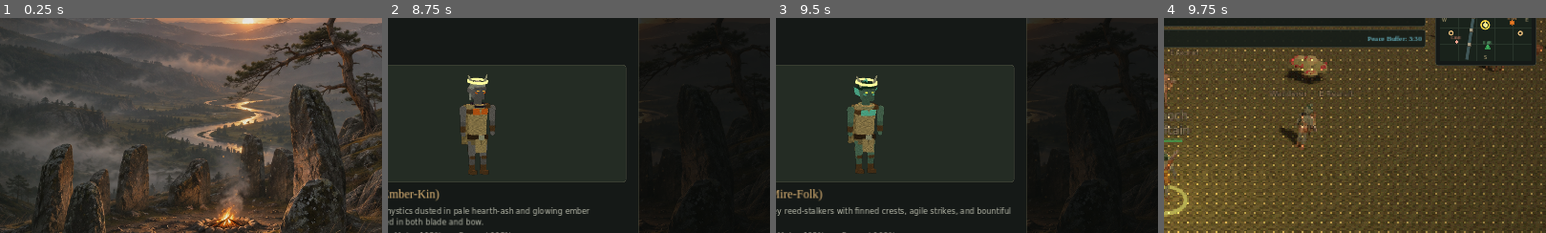
Above: before the commit, frames 1-4 (left to right).
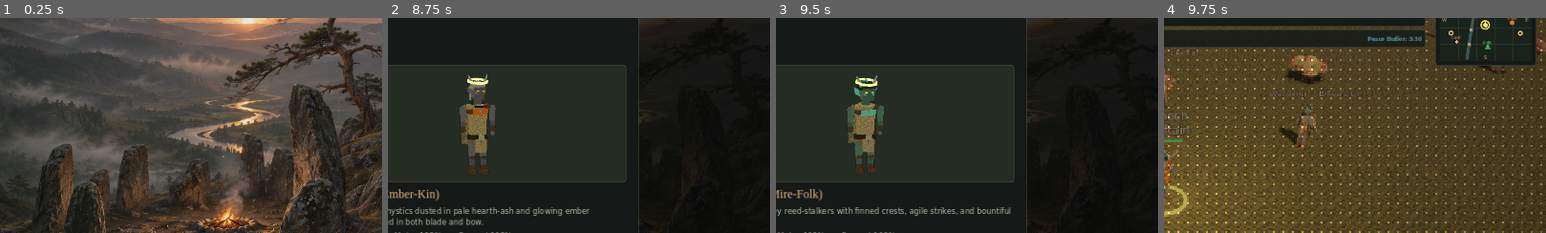
Above: after the commit, the same moments.

Repository: abharrison1995-droid/christ-fallow
Game: Godot game, scene res://scenes/ui/title_screen.tscn
The game is run twice, just before and just after one commit, with the same random seed, the same clock (stepped at 60 frames per second) and the same inputs.
Inputs:
- Up to frame 1 (0.25 s): no input
- Up to frame 2 (8.75 s): click "Start" at 0.5 s; click "Load Game" at 1.25 s; click "Back" at 2 s; click "Settings" at 2.75 s; click "Done" at 3.5 s; click "New Game" at 4.25 s; click "Goliath" at 5 s; click "Swift-Kin" at 5.75 s; click "Stalker" at 6.5 s; click "Crag-Born" at 7.25 s; click "Ash-Born" at 8 s
- Up to frame 3 (9.5 s): click "Fen-Tidal" at 8.75 s
- Up to frame 4 (9.75 s): click "Awaken in the Valley" at 9.5 s
The pictures show only the part of the screen within x 50-100%, y 16-66%; the shares and areas given below are measured in that part.

Frames 1-3 are identical in both runs. In frame 4, 0.2% of the frame differs, in the area x 84-100%, y 3-26%.

Commit message:
Promote animated Deer and Dire Wolf rigs

Diff:
--- a/scripts/core/world_mesh_builder.gd
+++ b/scripts/core/world_mesh_builder.gd
@@ -5,6 +5,7 @@
 const WILDLIFE_MODELS := {
 	"BOAR": "tusked_boar", "SLATEBACK_BOAR": "slateback_boar",
 	"SABERTOOTH": "sabertooth", "REEDJAW": "reedjaw",
+	"DEER": "deer", "WOLF": "dire_wolf",
 }
 const RESOURCE_MODELS := {"TREE": "windbent_pine", "STONE": "moss_limestone", "BERRY_BUSH": "berry_thicket"}
 
@@ -849,7 +850,7 @@
 		var model := _instantiate_model("res://assets/models/wildlife/%s.glb" % WILDLIFE_MODELS[animal_type])
 		if model != null:
 			var player := model.find_child("AnimationPlayer", true, false) as AnimationPlayer
-			if player != null and player.has_animation("Bite"):
+			if player != null and (player.has_animation(&"Bite") or player.has_animation(&"Idle")):
 				player.name = "BiteAnimation"
 				_apply_psx_glb_materials(model)
 				model.rotation.y = PI  # The existing procedural pivot turns +Z models around.
--- a/scripts/entities/wildlife_entity.gd
+++ b/scripts/entities/wildlife_entity.gd
@@ -29,6 +29,7 @@
 var _visual_root: Node3D = null
 var _animal_pivot: Node3D = null
 var _bite_player: AnimationPlayer = null
+var _attack_clip: StringName = &"Bite"
 var _hp_bg: MeshInstance3D = null
 var _anim_walk: float = 0.0
 var _attack_anim_timer: float = 0.0
@@ -93,6 +94,7 @@
 	_attack_cooldown = float(data.get("attack_cooldown", 1.6 if is_boss else 1.25))
 	_attack_reach = float(data.get("attack_reach", 3.1 if is_boss else 1.9))
 	_attack_windup = float(data.get("attack_windup", 0.0))
+	_attack_clip = StringName(data.get("attack_clip", "Bite"))
 	_projectile_hit_height = float(data.get("projectile_hit_height", 0.9))
 	projectile_hit_radius = float(data.get("projectile_hit_radius", 1.8 if is_boss else 1.05))
 	_prey_scan_cd = 0.0
@@ -461,9 +463,19 @@
 
 	if _animal_pivot == null:
 		return
-	if _bite_player != null and _bite_player.is_playing():
-		_bite_player.advance(delta)
-		return
+	if _bite_player != null:
+		if _bite_player.is_playing() and _bite_player.current_animation == _attack_clip:
+			_bite_player.advance(delta)
+			return
+		if _bite_player.has_animation(&"Walk") and _bite_player.has_animation(&"Idle"):
+			var clip := &"Idle" if horiz_speed <= 0.3 else &"Walk"
+			if horiz_speed >= move_speed * 0.72 and _bite_player.has_animation(&"Run"):
+				clip = &"Run"
+			if _bite_player.current_animation != clip:
+				_bite_player.play(clip, 0.09)
+			_bite_player.speed_scale = 1.0 if clip == &"Idle" else clampf(horiz_speed / (move_speed * 0.75), 0.5, 1.5)
+			_bite_player.advance(delta)
+			return
 
 	if _attack_anim_timer > 0.0:
 		_attack_anim_timer = maxf(0.0, _attack_anim_timer - delta)
@@ -644,14 +656,15 @@
 
 
 func _perform_attack(target: Node) -> void:
-	if _bite_player != null:
+	if _bite_player != null and _bite_player.has_animation(_attack_clip):
 		var aim: Vector3 = target.global_position
 		aim.y = global_position.y
 		if global_position.distance_squared_to(aim) > 0.001:
 			look_at(aim, Vector3.UP)
 		_animal_pivot.position = Vector3.ZERO
 		_animal_pivot.rotation_degrees = Vector3(0.0, 180.0, 0.0)
-		_bite_player.play(&"Bite")
+		_bite_player.speed_scale = 1.0
+		_bite_player.play(_attack_clip)
 		_bite_player.advance(0.0)
 	else:
 		_attack_anim_timer = 0.36
--- a/scripts/tools/verify_valley_assets.gd
+++ b/scripts/tools/verify_valley_assets.gd
@@ -116,7 +116,7 @@
 		animal.take_damage(12.0, leader, 0)
 		_check(is_equal_approx(float(animal.hp), 121.6) and animal._target_unit == leader,
 			"Slateback mitigates 3.6 damage with its plates and retaliates when struck")
-	if kind != "WOLF" and not _check(player != null, "%s spawns with imported Bite" % kind):
+	if not _check(player != null, "%s spawns with imported Bite" % kind):
 		return
 
 	leader.global_position = animal.global_position + Vector3(-1.60, 0, 0)
@@ -132,7 +132,8 @@
 		"%s starts its attack with the expected damage timing" % kind)
 	_check(animal.serialize()["animal_type"] == kind, "%s retains its save ID" % kind)
 	if kind == "WOLF":
-		_check(player == null and animal._attack_anim_timer > 0.0, "Wolf still attacks with procedural art")
+		_check(player.current_animation == &"Bite" and player.has_animation(&"Run"),
+			"Wolf uses its imported bite and pursuit clips")
 		return
 
 	var clip := player.get_animation(&"Bite")
--- /dev/null
+++ b/scripts/tools/verify_wildlife_lineup.gd
@@ -0,0 +1,163 @@
+extends "res://scripts/tools/verify_crag_born.gd"
+
+const Layout = preload("res://scripts/core/world_layout.gd")
+const Farming = preload("res://scripts/core/farming_rules.gd")
+const GROUPS := {"woodland": ["DEER", "WOLF"], "megafauna": ["MAMMOTH", "CAVE_BEAR"]}
+const SITE := Vector3(93, 0, 92)
+const CELL := Vector2i(324, 252)
+
+
+func _run() -> void:
+	_state = root.get_node("GameState")
+	_factory = root.get_node("MeshFactory")
+	var group := ""
+	var out_dir := ""
+	for arg in OS.get_cmdline_user_args():
+		if arg.begins_with("--batch="):
+			group = arg.trim_prefix("--batch=")
+		elif arg.begins_with("--out-dir="):
+			out_dir = arg.trim_prefix("--out-dir=")
+	var scratch := OS.get_environment("CHRIST_FALLOW_QA_APPDATA").replace("\\", "/").rstrip("/")
+	if not _check(GROUPS.has(group) and out_dir.is_absolute_path() and DirAccess.make_dir_recursive_absolute(out_dir) == OK
+			and not scratch.is_empty() and OS.get_user_data_dir().replace("\\", "/").begins_with(scratch + "/"),
+			"Set a valid --batch, writable --out-dir, and isolated saves"):
+		quit(1)
+		return
+	var kinds: Array = GROUPS[group]
+	for layout in [Layout.CLASSIC_ID, Layout.EXPANDED_ID]:
+		await _verify_layout(layout, kinds, group)
+	await _capture_species(kinds, out_dir.path_join("%s-wildlife.png" % group))
+	if _issues.is_empty():
+		print("WILDLIFE LINEUP VERIFICATION PASSED")
+	quit(0 if _issues.is_empty() else 1)
+
+
+func _verify_layout(layout: String, kinds: Array, group: String) -> void:
+	var main: Node = load("res://scenes/main.tscn").instantiate()
+	root.add_child(main)
+	await process_frame
+	_state.start_new_campaign("Ena", "Wildlife Review", GameData.Lineage.CRAG_BORN, layout)
+	for kind in kinds:
+		var entity := _find_animal(kind)
+		_check(entity != null and entity._bite_player != null, "%s uses its imported rig in %s" % [kind, layout])
+	if group == "woodland":
+		await _verify_deer()
+		_verify_predator("WOLF", SITE + Vector3(24, 0, 0))
+	else:
+		_verify_predator("MAMMOTH", SITE)
+		_verify_predator("CAVE_BEAR", SITE + Vector3(24, 0, 0))
+	var path := OS.get_user_data_dir().path_join("wildlife-%s.json" % layout)
+	if _check(_state.save_game(path) and _state.load_game(path), "Reload wildlife in %s" % layout):
+		for kind in kinds:
+			var restored := _find_animal(kind)
+			_check(restored != null and restored._bite_player != null, "%s restores the imported rig" % kind)
+		if group == "woodland":
+			var owned_deer := _find_animal("DEER", true)
+			_check(owned_deer != null and owned_deer.pen_position != null, "Deer restores ownership and pen assignment")
+	DirAccess.remove_absolute(path)
+	main.free()
+	await process_frame
+
+
+func _find_animal(kind: String, owned: bool = false) -> Node:
+	for animal in _state.wildlife_container.get_children():
+		if animal.animal_type == kind and not animal.is_dead and (not owned or animal.owner_faction == 0):
+			return animal
+	return null
+
+
+func _verify_deer() -> void:
+	var leader: Node = _state.get_faction_leader(0)
+	var pen: Node = _state.faction_controllers[0].spawn_building("ANIMAL_PEN", SITE)
+	var start := SITE + Vector3(5, 0, 0)
+	leader.global_position = start + Vector3(1.5, 0, 0)
+	_state.spatial_index.update_unit(leader)
+	var deer: Node = _state.world_node._spawn_animal("DEER", start)
+	deer.take_damage(1.0, leader, 0)
+	_check(deer._flee_timer > 0.0, "Wild deer flees when hit")
+	deer._physics_process(0.05)
+	deer._update_wildlife_animation(0.05)
+	_check(deer._bite_player.current_animation == &"Run", "Deer uses its run clip when fleeing")
+	_state.add_resource(0, "food", 20.0)
+	for sample in range(100):
+		seed(sample)
+		if randf() < float(Farming.TAME_CHANCES["DEER"]):
+			seed(sample)
+			break
+	var interact := InputEventKey.new()
+	interact.keycode = KEY_E
+	interact.pressed = true
+	root.push_input(interact, true)
+	_check(deer.owner_faction == 0 and deer.pen_position == pen.global_position, "E tames the imported deer")
+	for frame in range(180):
+		if deer.global_position.distance_to(pen.global_position) < Farming.PEN_RADIUS:
+			break
+		await physics_frame
+	_check(deer.global_position.distance_to(pen.global_position) < Farming.PEN_RADIUS, "Tamed deer walks into its pen")
+	var fawn: Node = _state.world_node._spawn_animal("DEER", SITE + Vector3(0, 0, 1.0))
+	fawn.domesticate(0, SITE, 45.0)
+	_check(fawn._visual_root.scale.x < deer._visual_root.scale.x, "Fawn scales down the same rig")
+
+
+func _verify_predator(kind: String, position: Vector3) -> void:
+	var leader: Node = _state.get_faction_leader(0)
+	var animal: Node = _state.world_node._spawn_animal(kind, position)
+	var boss: bool = animal.is_boss
+	if kind == "MAMMOTH":
+		_check(not animal.is_aggro and animal._target_unit == null, "Mammoth starts neutral")
+	else:
+		leader.global_position = position + Vector3(0, 0, 6.0)
+		_state.spatial_index.update_unit(leader)
+		animal._physics_process(0.016)
+		_check(animal._target_unit == leader and animal.velocity.z > 0.0, "%s pursues nearby prey" % kind)
+	leader.global_position = position + Vector3(0, 0, 1.65)
+	_state.spatial_index.update_unit(leader)
+	var after_hit: float = animal.hp
+	var center: Vector3 = animal.projectile_hit_center()
+	var projectile := load("res://scripts/entities/projectile_3d.gd")
+	var shot: Node3D = projectile.spawn(leader, 0, center - Vector3.RIGHT * 1.6, center + Vector3.RIGHT * 1.6, 7.0)
+	shot.gravity = 0.0
+	shot.velocity = Vector3.RIGHT * 32.0
+	shot._physics_process(0.1)
+	_check(animal.hp < after_hit and animal._target_unit == leader, "%s takes a torso hit and retaliates" % kind)
+	var outside: Node = _state.faction_controllers[0].spawn_colonist(position + Vector3(4.7, 0, 0),
+		GameData.Lineage.CRAG_BORN, GameData.Gender.FEMALE, GameData.Role.FORAGER)
+	var outside_hp: float = outside.hp
+	var player_hp: float = leader.hp
+	animal._physics_process(0.016)
+	_check(leader.hp < player_hp and animal._attack_cd > 0.0, "%s attack lands and starts its cooldown" % kind)
+	_check(animal._bite_player.current_animation == animal._attack_clip, "%s plays its authored attack" % kind)
+	_check(outside.hp == outside_hp, "Attack leaves the distant unit outside its range")
+	_check(not boss or animal._hp_bg.visible, "%s retains its boss HUD state" % kind)
+	var stock: Dictionary = _state.factions[0]["resources"]
+	var food: float = stock["food"]
+	animal.take_damage(animal.hp + 1.0, null, 0)
+	var expected: float = GameData.WILDLIFE_DATA[kind]["yield"]["food"]
+	_check(is_equal_approx(float(stock["food"]) - food, expected), "%s grants its existing hunting yield" % kind)
+
+
+func _capture_species(kinds: Array, path: String) -> void:
+	_setup_stage()
+	var sheet := Image.create(CELL.x * 2, CELL.y * kinds.size(), false, Image.FORMAT_RGB8)
+	_camera.position = Vector3(6.3, 6.4, -11.9)
+	_camera.look_at(Vector3(0, 1.2, 0))
+	for row in range(kinds.size()):
+		var kind: String = kinds[row]
+		var model: Node3D = _factory.build_wildlife_mesh(kind)
+		_stage.add_child(model)
+		var player := model.find_child("BiteAnimation", true, false) as AnimationPlayer
+		if _check(player != null and player.has_animation(&"Idle") and player.has_animation(&"Walk"), "%s has authored locomotion" % kind):
+			var action: StringName = GameData.WILDLIFE_DATA[kind].get("attack_clip", &"Bite")
+			for column in range(2):
+				var clip := &"Idle" if column == 0 else action if player.has_animation(action) else &"Run"
+				player.play(clip)
+				player.seek(0.10, true)
+				player.pause()
+				await process_frame
+				await RenderingServer.frame_post_draw
+				var center := Vector2i(_camera.unproject_position(Vector3(0, 1.2, 0)))
+				var shot := root.get_texture().get_image().get_region(Rect2i(center - CELL / 2, CELL))
+				shot.convert(Image.FORMAT_RGB8)
+				sheet.blit_rect(shot, Rect2i(Vector2i.ZERO, CELL), Vector2i(column * CELL.x, row * CELL.y))
+		model.free()
+	_check(sheet.save_png(path) == OK, "Save wildlife review sheet")
Binary file added: assets/models/wildlife/deer.glb
Not shown, added: assets/models/wildlife/deer.glb.import
Binary file added: assets/models/wildlife/dire_wolf.glb
Not shown, added: assets/models/wildlife/dire_wolf.glb.import
Not shown, changed: docs/HANDOFF.md
Not shown, changed: tools/assets/CATALOG.md
Not shown, changed: tools/assets/OVERHAUL.md
